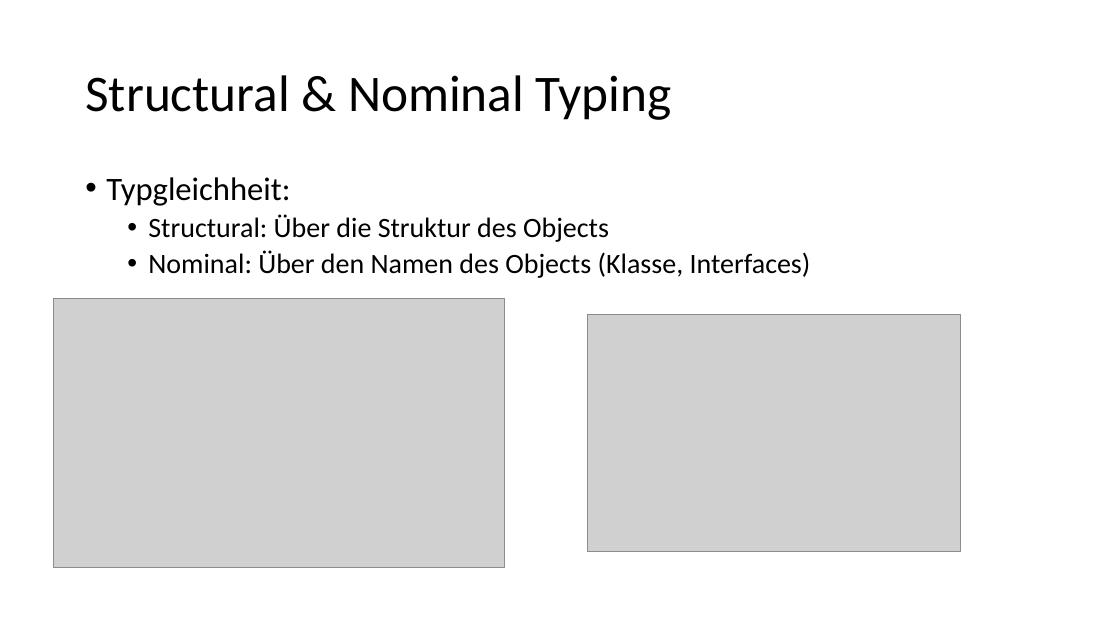
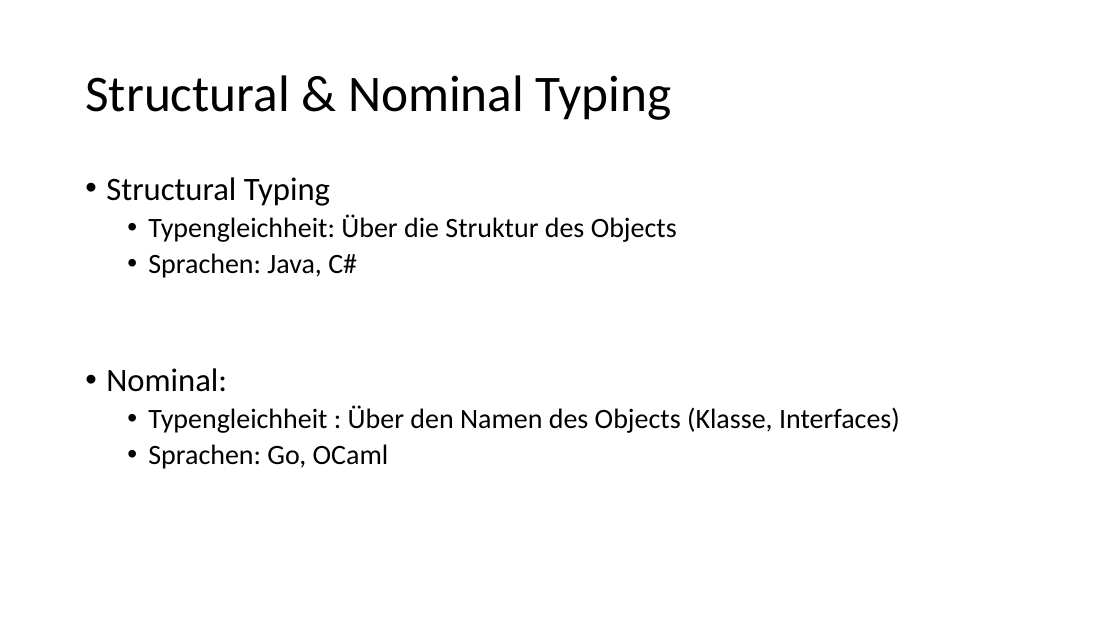
Before and after one commit to WicSan/pcp_go, a slide deck: slide 1 of Go_2018.pptx. Drawn at 1120x630 pixels with LibreOffice and Linux fonts; fonts in the diff are those of the drawing; grey boxes stand for pictures. Boxes give left, top, right and bottom in pixels: in the first picture for what was removed or moved away, otherwise in the second. Text is boxed around its words. In the diff, an @@ line names an element or a change of style, - is before the commit and + after.

```diff
--- a/Go_2018.pptx
+++ b/Go_2018.pptx
@@ text at (106, 177, 900, 469): text changed @@
-• Typgleichheit:
-  • Structural: Über die Struktur des Objects
-  • Nominal: Über den Namen des Objects (Klasse, Interfaces)
+• Structural Typing
+  • Typengleichheit: Über die Struktur des Objects
+  • Sprachen: Java, C#
+• Nominal:
+  • Typengleichheit : Über den Namen des Objects (Klasse, Interfaces)
+  • Sprachen: Go, OCaml
@@ picture removed at (54, 298, 505, 567) @@
@@ picture removed at (587, 315, 960, 551) @@
```
Also in this commit, not shown: 1 other slide changed.
